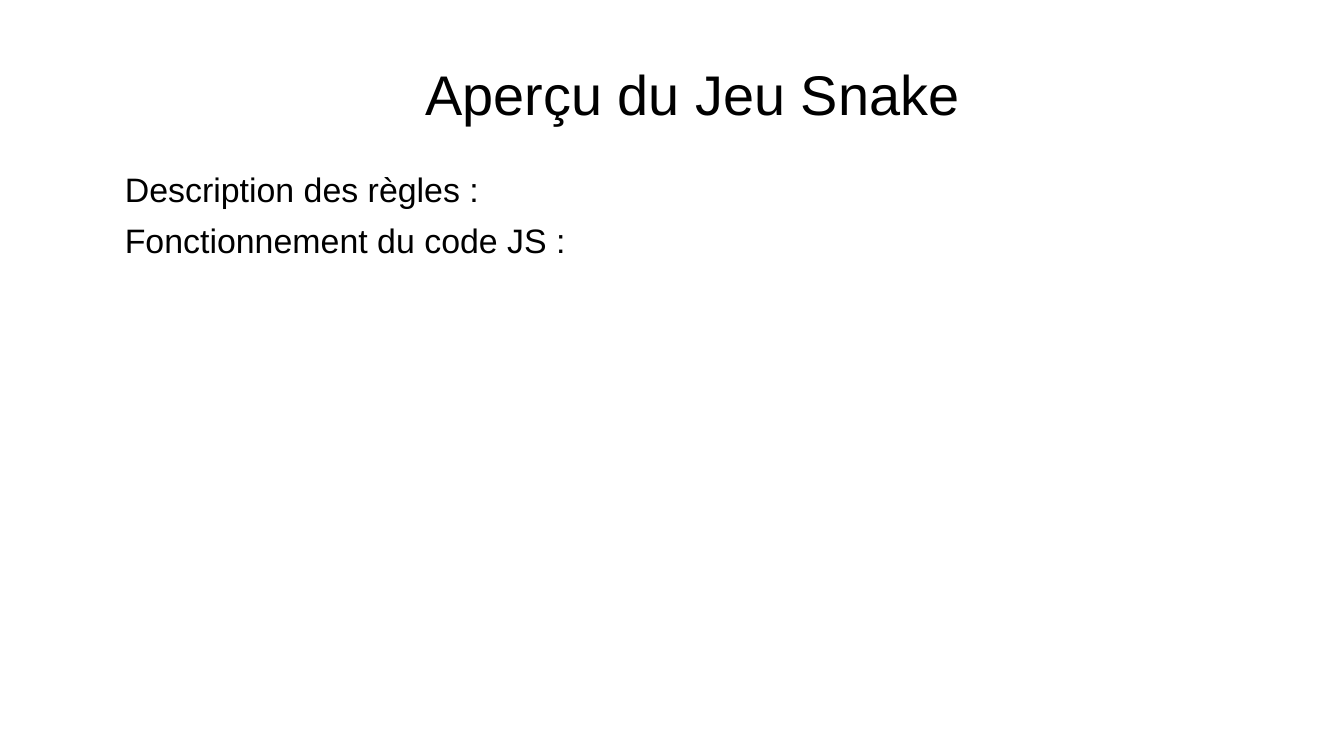
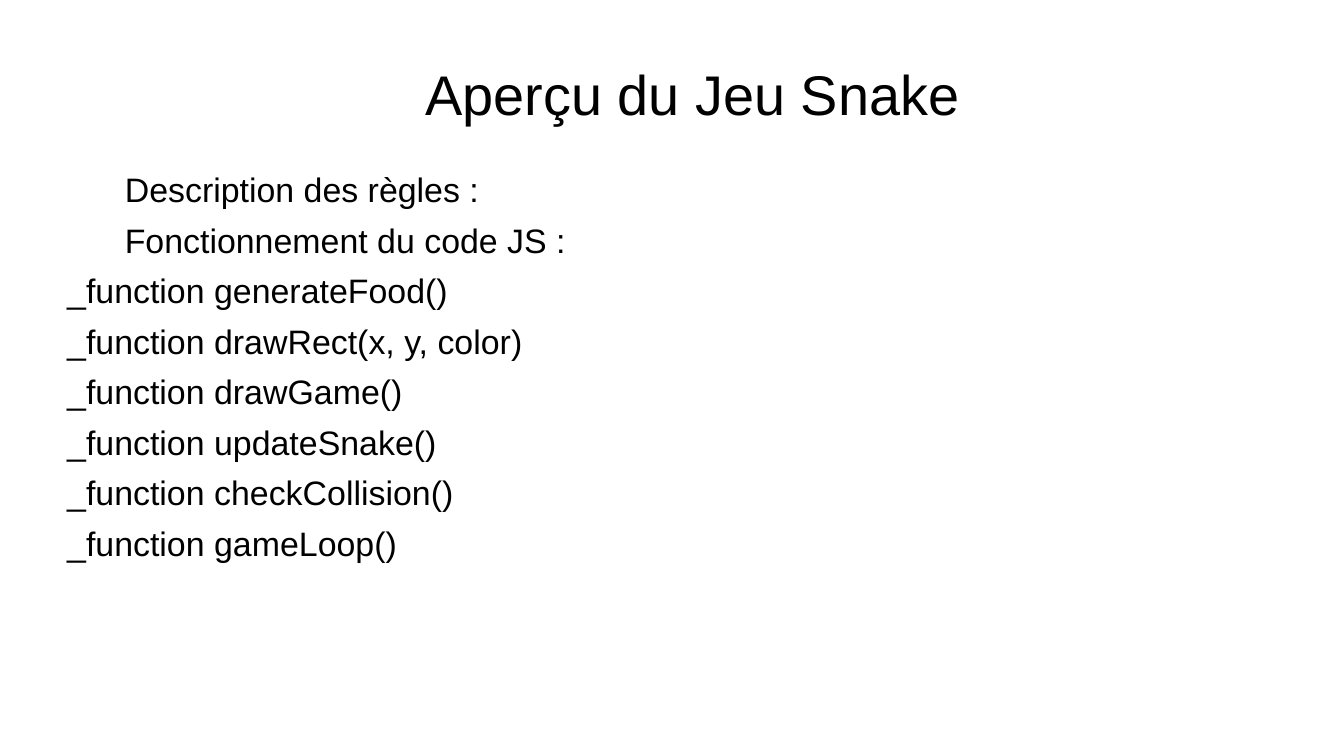
Before and after one commit to Cboukhal/projet_groupe, a slide deck: slide 5 of Camil/powerpoint/powerpoint_prototype.odp. Drawn at 1344x756 pixels with LibreOffice and Linux fonts; fonts in the diff are those of the drawing; background and template pictures are left out. Boxes give left, top, right and bottom in pixels: in the first picture for what was removed or moved away, otherwise in the second. Text is boxed around its words. In the diff, an @@ line names an element or a change of style, - is before the commit and + after.

```diff
--- a/Camil/powerpoint/powerpoint_prototype.odp
+++ b/Camil/powerpoint/powerpoint_prototype.odp
@@ text at [67, 278, 523, 563]: paragraphs added @@
+_function generateFood()
+_function drawRect(x, y, color)
+_function drawGame()
+_function updateSnake()
+_function checkCollision()
+_function gameLoop()
```
Also in this commit, not shown: 2 other slides changed.
